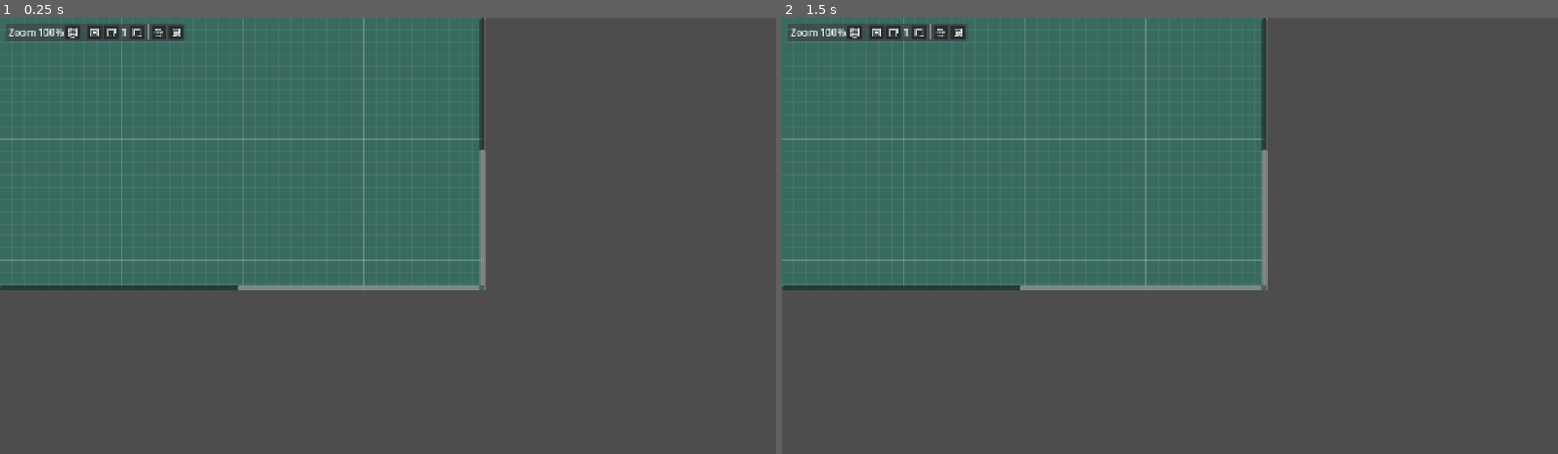
Above: before the commit, frames 1-2 (left to right).
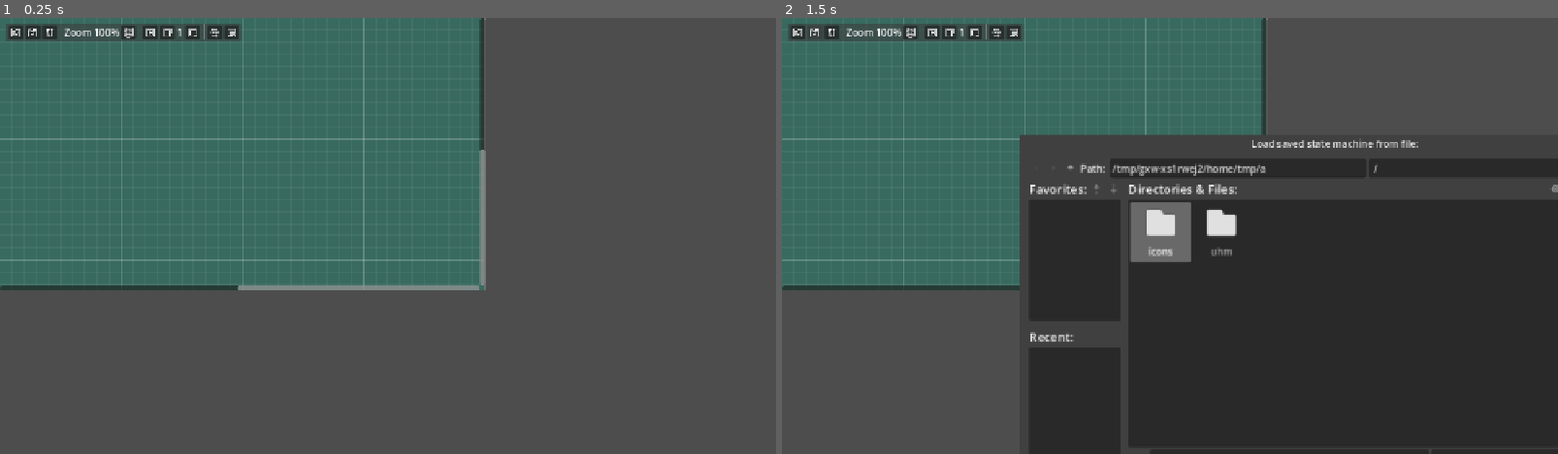
Above: after the commit, the same moments.

Repository: WhosMyName/StateCraft
Game: Godot game, scene res://main.tscn
Two runs of this game, one before a commit and one after it. Both use one fixed random seed, a clock stepped at 60 frames per second and the inputs below.
Inputs (mouse positions are in pixels of both pictures, inside the frame that each line leads up to):
- Up to frame 1 (0.25 s): no input
- Up to frame 2 (1.5 s): click (797, 31) at 0.52 s; click (813, 31) at 1.27 s

The runs differ from the first frame. In frame 1, 0.8% of the frame differs, in the area x 1-31%, y 1-6%; in frame 2, 46%, in the area x 1-100%, y 1-100%.

Commit message:
implemented rudamentary saving state

Diff:
--- a/main.gd
+++ b/main.gd
@@ -6,26 +6,51 @@
 var top_menu: TopMenu = null
 var layers: Array[Layer] = []
 var hbox_size: Vector2 = Vector2()
+var last_save_path: String = ""
+var file_extension = ".csm"
 
 #region Load/Save Data
 # https://docs.godotengine.org/en/stable/classes/class_json.html
 # handle file path -> only filename
-# .csm [compressed/crafted state machine] (.ccsm) | .cstate [c -> crafted] | .comst [compressed state] | .crast [crrafted state]
-func save() -> void:
+# .csm [compressed/crafted state machine] (.ccsm) | .cstate [c -> crafted] | .comst [compressed state] | .crast [crafted state]
+func save(path: String) -> void:
+	if not path:
+		print("Could not save file to path: ", path)
+		return
+	if not path.ends_with(self.file_extension):
+		path += self.file_extension
+	if not self.last_save_path:
+		self.last_save_path = path
 	var writer = ZIPPacker.new()
-	var err = writer.open("user://archive.zip")
+	var err = writer.open(path)
 	if err != OK:
+		print("Could not save file to path: ", path)
 		print(err)
 		return
 	for layer in self.layers:
+		var filename = "layer_" + str(layer.get_id()) + ".json"
 		var data: JSON = layer.save()
-		writer.start_file("hello.txt")
-		writer.write_file("Hello World".to_utf8_buffer())
+		writer.start_file(filename)
+		writer.write_file(data.to_string().to_utf8_buffer())
 		writer.close_file()
+	writer.close()
 
-	writer.close()
-	for layer in self.layers:
-		pass
+func select_file(title: String, is_saving: bool, callback: Callable = self.load_from_file):
+	var window: FileDialog = FileDialog.new()
+	window.access = FileDialog.ACCESS_FILESYSTEM
+	window.file_mode = FileDialog.FILE_MODE_SAVE_FILE if is_saving else FileDialog.FILE_MODE_OPEN_FILE
+	window.use_native_dialog = true # Optional: uses OS native picker
+	window.mode_overrides_title = false
+	window.title = title
+	window.add_filter("*" + self.file_extension, "Compressed State Machine", "application/x-zip-compressed")
+	window.file_selected.connect(callback)
+	self.add_child(window)
+	window.popup_centered()
+	window.size = Vector2(1024, 576)
+	window.position = self.get_window().size / 2.0
+
+func load_from_file(path):
+	pass
 #endregion
 
 #region Init/Ready/Process/Close
@@ -40,9 +65,11 @@
 	self.top_menu.get_add_node_button().pressed.connect(self.spawnNode)
 	self.top_menu.get_layer_up_button().pressed.connect(self.switch_layer_up)
 	self.top_menu.get_layer_down_button().pressed.connect(self.switch_layer_down)
+	self.top_menu.get_save_button().pressed.connect(self.select_file.bind("Save state machine to file:", true, self.save))
+	self.top_menu.get_load_button().pressed.connect(self.select_file.bind("Load saved state machine from file:", false))
 
 func _on_close() -> void:
-	# TODO: save layer data
+	self.save(self.last_save_path)
 	print("Klose requested")
 	for layer in self.layers:
 		layer.close()
--- a/top_menu.gd
+++ b/top_menu.gd
@@ -1,4 +1,5 @@
 class_name TopMenu extends Node2D
+# TODO: implement rearrange function
 
 var elements: Array[Node] = []
 var zoom_label: Label = null
@@ -9,6 +10,9 @@
 var layer_up_button: Button = null
 var layer_down_button: Button = null
 var layer_label: Label = null
+var save_button: Button = null
+var load_button: Button = null
+var settings_button: Button = null
 
 #region Init/Ready/Process/Close
 # Called when the node enters the scene tree for the first time.
@@ -44,19 +48,36 @@
 	self.layer_down_button.tooltip_text = "Go 1 Layer down"
 	self.layer_down_button.icon = preload("res://icons/layer_down.svg")
 
+	self.save_button = Button.new()
+	self.save_button.icon = preload("res://icons/save.svg")
+	self.save_button.tooltip_text = "Save"
+
+	self.load_button = Button.new()
+	self.load_button.icon = preload("res://icons/load.svg")
+	self.load_button.tooltip_text = "Load"
+
+	self.settings_button = Button.new()
+	self.settings_button.icon = preload("res://icons/settings.svg")
+	self.settings_button.tooltip_text = "Seddings"
+
+	# Element Order: Load, Save and Settings
+	self.elements.append(self.load_button)
+	self.elements.append(self.save_button)
+	self.elements.append(self.settings_button)
+	self.elements.append(VSeparator.new())
 	# Element Order: Mini and Map
-	self.elements.append(zoom_label)
-	self.elements.append(minimap_button)
+	self.elements.append(self.zoom_label)
+	self.elements.append(self.minimap_button)
 	self.elements.append(VSeparator.new())
 	# Element Order: Layers
-	self.elements.append(add_layer_button)
-	self.elements.append(layer_up_button)
-	self.elements.append(layer_label)
-	self.elements.append(layer_down_button)
+	self.elements.append(self.add_layer_button)
+	self.elements.append(self.layer_up_button)
+	self.elements.append(self.layer_label)
+	self.elements.append(self.layer_down_button)
 	self.elements.append(VSeparator.new())
 	# Element Order: Nodes
-	self.elements.append(rearrange_button)
-	self.elements.append(add_node_button)
+	self.elements.append(self.rearrange_button)
+	self.elements.append(self.add_node_button)
 
 func _ready() -> void:
 	pass
@@ -85,6 +106,15 @@
 func get_layer_up_button() -> Button:
 	return self.layer_up_button
 
+func get_save_button() -> Button:
+	return self.save_button
+
+func get_load_button() -> Button:
+	return self.load_button
+
+func get_settings_button() -> Button:
+	return self.settings_button
+
 func get_layer_down_button() -> Button:
 	return self.layer_down_button
 
